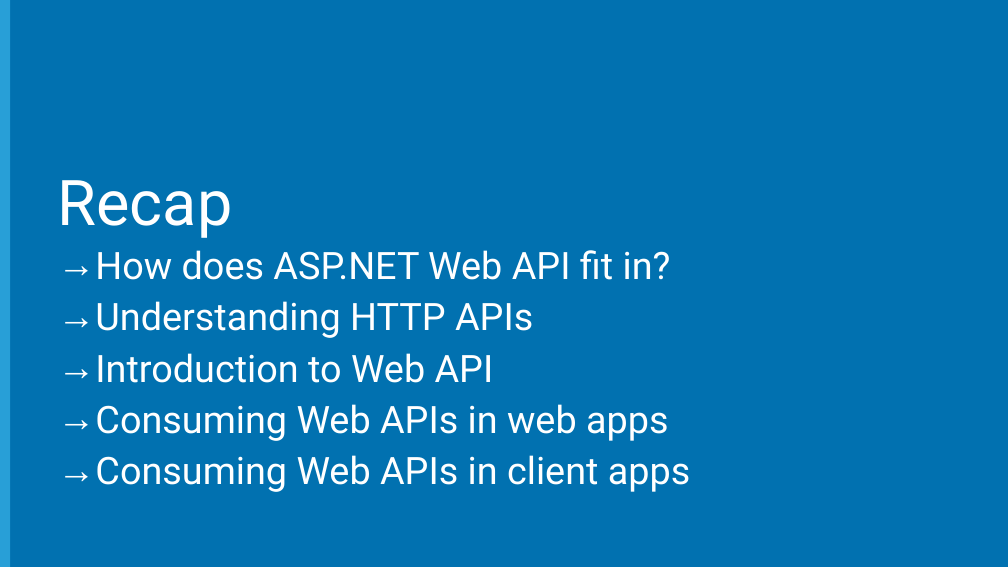
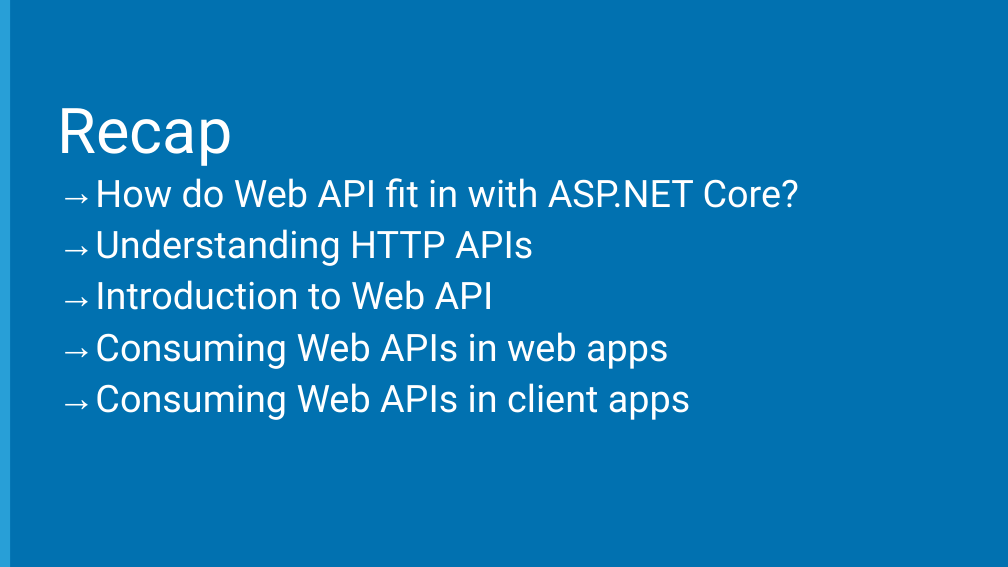
Before and after one commit to Microsoft-Web/WebCampTrainingKit, a slide deck: slide 20 of Presentation/05-HTTP-Services/HTTP-Services.pptx (slide 18 before the commit). Drawn at 1008x567 pixels with LibreOffice and Linux fonts; fonts in the diff are those of the drawing; background and template pictures are left out. Boxes give left, top, right and bottom in pixels: in the first picture for what was removed or moved away, otherwise in the second. Text is boxed around its words. In the diff, an @@ line names an element or a change of style, - is before the commit and + after.

Commit message:
Updated slides content for ASP.NET Core

```diff
--- a/Presentation/05-HTTP-Services/HTTP-Services.pptx
+++ b/Presentation/05-HTTP-Services/HTTP-Services.pptx
@@ title "Recap": place and size @@
-title "Recap" at (58, 180, 233, 238)
+title "Recap" at (58, 108, 233, 166)
@@ subtitle "How do Web API fit ...": place and size @@
-subtitle "How do Web API fit ..." at (95, 250, 690, 492)
+subtitle "How do Web API fit ..." at (95, 178, 799, 420)
@@ subtitle at (95, 178, 799, 208): text changed @@
-→ How does ASP.NET Web API fit in?
+→ How do Web API fit in with ASP.NET Core?
```
Also in this commit, not shown: 4 other slides changed, 3 slides added, 1 slide removed, 4 other files.
